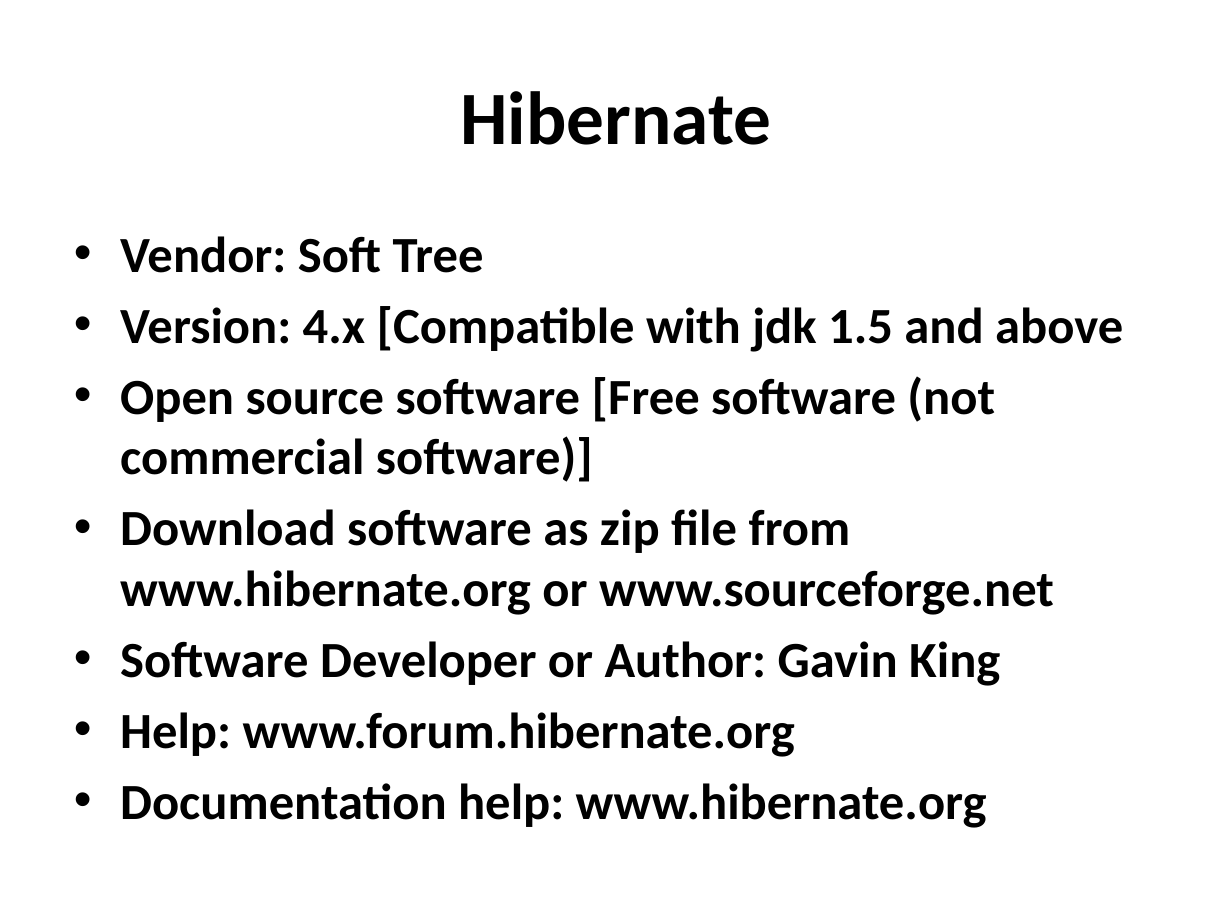
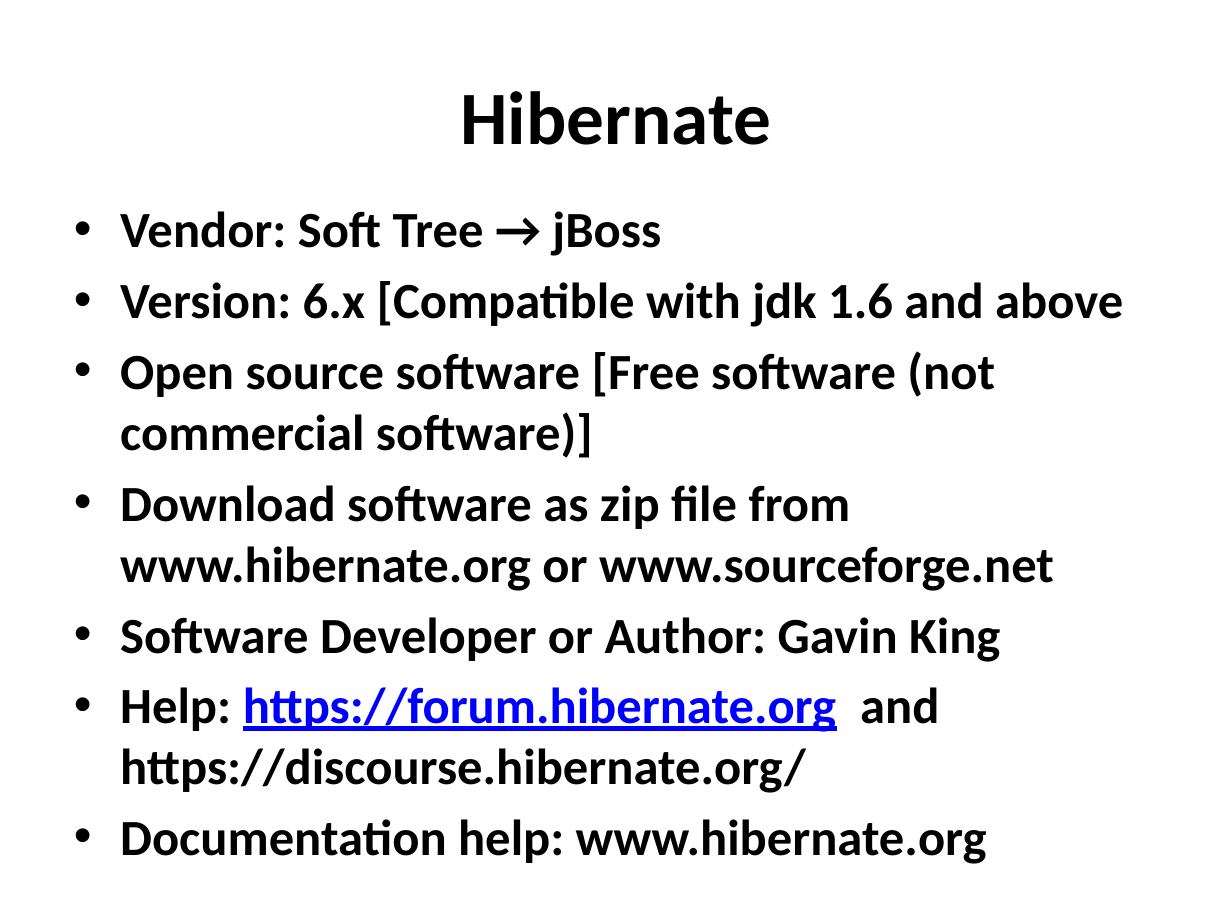
Before and after one commit to richardsforu/hibernate-adm, a slide deck: slide 10 of ppts/Hibernate.pptx. Drawn at 1232x924 pixels with LibreOffice and Linux fonts; fonts in the diff are those of the drawing. Boxes give left, top, right and bottom in pixels: in the first picture for what was removed or moved away, otherwise in the second. Text is boxed around its words. In the diff, an @@ line names an element or a change of style, - is before the commit and + after.

```diff
--- a/ppts/Hibernate.pptx
+++ b/ppts/Hibernate.pptx
@@ text "Vendor: Soft Tree → jBoss" moved from (x1=120, y1=236, x2=1123, y2=828) to (x1=120, y1=211, x2=1123, y2=793) @@
@@ text at (x1=120, y1=211, x2=1123, y2=327): text changed @@
-• Vendor: Soft Tree
-• Version: 4.x [Compatible with jdk 1.5 and above
+• Vendor: Soft Tree → jBoss
+• Version: 6.x [Compatible with jdk 1.6 and above
@@ text at (x1=120, y1=687, x2=939, y2=793): text changed @@
-• Help: www.forum.hibernate.org
+• Help: https://forum.hibernate.org and https://discourse.hibernate.org/
```
Also in this commit, not shown: 5 other slides changed, 18 other files.
